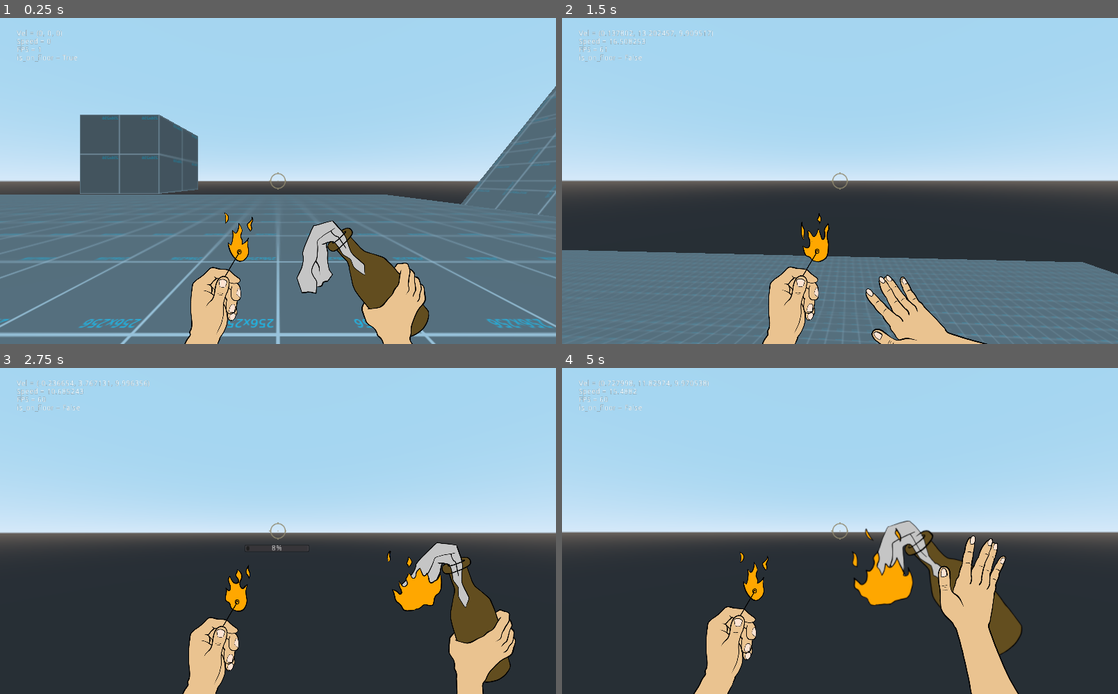
Above: before the commit, frames 1-4 (two rows, left to right).
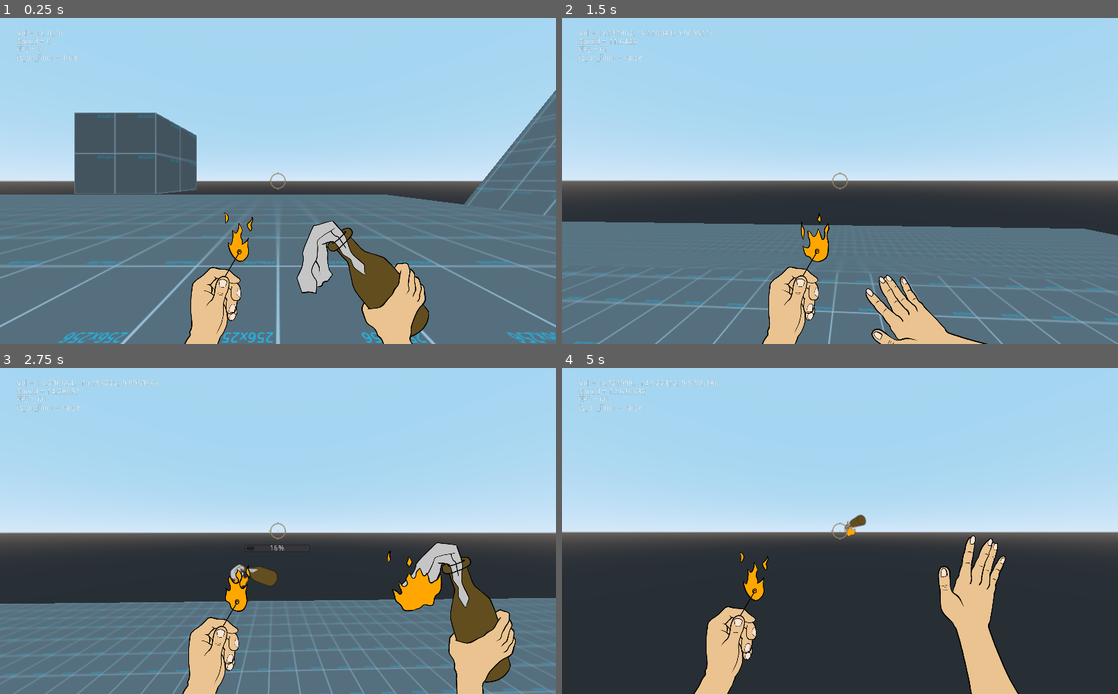
Above: after the commit, the same moments.

Repository: charliedavenport/FPS_Project
Game: Godot game, scene res://Level/Level.tscn
Two runs of this game, one before a commit and one after it. Both use one fixed random seed, a clock stepped at 60 frames per second and the inputs below.
Inputs (mouse positions are in pixels of both pictures, inside the frame that each line leads up to):
- Up to frame 1 (0.25 s): no input
- Up to frame 2 (1.5 s): tap Enter at 0.5 s; move the mouse to (867, 181) at 0.52 s; press the mouse at (867, 181) at 0.53 s; hold W (forward) from 0.53 s (still down); tap Space (jump) at 0.77, 0.8, 1.07, 1.35 s; move the mouse to (812, 181) at 1.27 s; release the mouse at (812, 181) at 1.28 s
- Up to frame 3 (2.75 s): keep holding W (forward); tap Space (jump) at 1.52, 1.82, 2.3 s; click (250, 531) at 1.55 s; move the mouse to (289, 524) at 2.02 s; press the mouse at (289, 524) at 2.03 s
- Up to frame 4 (5 s): keep holding W (forward); move the mouse to (834, 537) at 2.77 s; release the mouse at (834, 537) at 2.78 s; click (834, 537) at 2.85 s; tap Space (jump) at 3.02, 3.32, 3.6, 3.77, 4.07, 4.52, 4.82 s; move the mouse to (878, 534) at 3.52 s; move the mouse to (795, 527) at 4.27 s; click (795, 527) at 4.35 s

The runs differ from the first frame. In frame 1, 4.6% of the frame differs, in the area x 0-100%, y 20-100%; in frame 2, 11%; in frame 3, 24%, in the area x 0-100%, y 3-100%; in frame 4, 3.4%.

Commit message:
Add fire damage, explosion spritesheet

Diff:
--- /dev/null
+++ b/Assets/Enemy.tres
@@ -0,0 +1,4 @@
+[gd_resource type="SpatialMaterial" format=2]
+
+[resource]
+albedo_color = Color( 1, 0.207843, 0.207843, 1 )
--- /dev/null
+++ b/Assets/Enemy_hurt.tres
@@ -0,0 +1,3 @@
+[gd_resource type="SpatialMaterial" format=2]
+
+[resource]
--- a/Enemy/Enemy.gd
+++ b/Enemy/Enemy.gd
@@ -1,11 +1,23 @@
 extends KinematicBody
 
 export var MAX_HEALTH: float = 100.0
+export var fire_dmg: float = 5.0
+export var fire_tic: float = 0.25
+export var fire_duration: float = 4.0
+
 var health: float
+var is_on_fire: bool
+
+onready var fireTimer = get_node("FireTimer")
+onready var anim = get_node("AnimationPlayer")
+onready var fireAnim = get_node("FireAnimationPlayer")
 
 func _ready():
 	health = 100.0
-	$AnimationPlayer.play("Idle")
+	anim.play("Idle")
+	fireAnim.play("not_on_fire")
+	fireTimer.wait_time = fire_tic
+	is_on_fire = false
 
 func kill() -> void:
 	queue_free()
@@ -13,11 +25,27 @@
 func damage(dmg_amt: float) -> void:
 	if dmg_amt == 0:
 		return
-	$AnimationPlayer.play("Damaged")
+	anim.play("Damaged")
 	health -= dmg_amt
 	if health <= 0.0:
 		kill()
 
+func fire_damage() -> void:
+	if is_on_fire:
+		return
+	is_on_fire = true
+	var tics = int(fire_duration/fire_tic)
+	#fireAnim.stop()
+	fireAnim.play("on_fire")
+	for i in range(tics):
+		damage(fire_dmg)
+		fireTimer.start()
+		yield(fireTimer, "timeout")
+		#print("ouch!")
+	#fireAnim.stop()
+	fireAnim.play("not_on_fire")
+	is_on_fire = false
+
 func on_damaged_end() -> void:
-	$AnimationPlayer.stop()
-	$AnimationPlayer.play("Idle")
+	anim.stop()
+	anim.play("Idle")
--- a/Enemy/Enemy.tscn
+++ b/Enemy/Enemy.tscn
@@ -1,36 +1,23 @@
-[gd_scene load_steps=10 format=2]
+[gd_scene load_steps=14 format=2]
 
 [ext_resource path="res://Enemy/Enemy.gd" type="Script" id=1]
 [ext_resource path="res://Assets/Sprites/fire_spritesheet_color.png" type="Texture" id=2]
+[ext_resource path="res://Assets/Enemy.tres" type="Material" id=3]
+[ext_resource path="res://Assets/Enemy_hurt.tres" type="Material" id=4]
 
 [sub_resource type="CapsuleShape" id=1]
 
 [sub_resource type="CapsuleMesh" id=2]
 
-[sub_resource type="SpatialMaterial" id=3]
-albedo_color = Color( 1, 0.207843, 0.207843, 1 )
-
-[sub_resource type="Animation" id=4]
+[sub_resource type="Animation" id=3]
 resource_name = "Damaged"
-tracks/0/type = "value"
-tracks/0/path = NodePath("MeshInstance:material/0:albedo_color")
+tracks/0/type = "method"
+tracks/0/path = NodePath(".")
 tracks/0/interp = 1
 tracks/0/loop_wrap = true
 tracks/0/imported = false
 tracks/0/enabled = true
 tracks/0/keys = {
-"times": PoolRealArray( 0, 0.1 ),
-"transitions": PoolRealArray( 1, 1 ),
-"update": 0,
-"values": [ Color( 1, 1, 1, 1 ), Color( 1, 0.207843, 0.207843, 1 ) ]
-}
-tracks/1/type = "method"
-tracks/1/path = NodePath(".")
-tracks/1/interp = 1
-tracks/1/loop_wrap = true
-tracks/1/imported = false
-tracks/1/enabled = true
-tracks/1/keys = {
 "times": PoolRealArray( 0.1 ),
 "transitions": PoolRealArray( 1 ),
 "values": [ {
@@ -38,11 +25,23 @@
 "method": "on_damaged_end"
 } ]
 }
+tracks/1/type = "value"
+tracks/1/path = NodePath("MeshInstance:material/0")
+tracks/1/interp = 1
+tracks/1/loop_wrap = true
+tracks/1/imported = false
+tracks/1/enabled = true
+tracks/1/keys = {
+"times": PoolRealArray( 0, 0.1 ),
+"transitions": PoolRealArray( 1, 1 ),
+"update": 1,
+"values": [ ExtResource( 4 ), ExtResource( 3 ) ]
+}
 
-[sub_resource type="Animation" id=5]
+[sub_resource type="Animation" id=4]
 resource_name = "Idle"
 tracks/0/type = "value"
-tracks/0/path = NodePath("MeshInstance:material/0:albedo_color")
+tracks/0/path = NodePath("FireSprite:visible")
 tracks/0/interp = 1
 tracks/0/loop_wrap = true
 tracks/0/imported = false
@@ -51,7 +50,84 @@
 "times": PoolRealArray( 0 ),
 "transitions": PoolRealArray( 1 ),
 "update": 0,
-"values": [ Color( 1, 0.207843, 0.207843, 1 ) ]
+"values": [ false ]
+}
+tracks/1/type = "value"
+tracks/1/path = NodePath("MeshInstance:material/0")
+tracks/1/interp = 1
+tracks/1/loop_wrap = true
+tracks/1/imported = false
+tracks/1/enabled = true
+tracks/1/keys = {
+"times": PoolRealArray( 0 ),
+"transitions": PoolRealArray( 1 ),
+"update": 1,
+"values": [ ExtResource( 3 ) ]
+}
+
+[sub_resource type="Animation" id=5]
+
+[sub_resource type="Animation" id=6]
+length = 0.001
+tracks/0/type = "value"
+tracks/0/path = NodePath("FireSprite:frame")
+tracks/0/interp = 1
+tracks/0/loop_wrap = true
+tracks/0/imported = false
+tracks/0/enabled = true
+tracks/0/keys = {
+"times": PoolRealArray( 0 ),
+"transitions": PoolRealArray( 1 ),
+"update": 0,
+"values": [ 0 ]
+}
+
+[sub_resource type="Animation" id=7]
+length = 0.001
+tracks/0/type = "value"
+tracks/0/path = NodePath("FireSprite:frame")
+tracks/0/interp = 1
+tracks/0/loop_wrap = true
+tracks/0/imported = false
+tracks/0/enabled = true
+tracks/0/keys = {
+"times": PoolRealArray( 0 ),
+"transitions": PoolRealArray( 1 ),
+"update": 0,
+"values": [ 1 ]
+}
+
+[sub_resource type="Animation" id=8]
+resource_name = "not_on_fire"
+tracks/0/type = "value"
+tracks/0/path = NodePath("FireSprite:visible")
+tracks/0/interp = 1
+tracks/0/loop_wrap = true
+tracks/0/imported = false
+tracks/0/enabled = true
+tracks/0/keys = {
+"times": PoolRealArray( 0 ),
+"transitions": PoolRealArray( 1 ),
+"update": 0,
+"values": [ false ]
+}
+
+[sub_resource type="Animation" id=9]
+resource_name = "on_fire"
+length = 0.3125
+loop = true
+step = 0.0625
+tracks/0/type = "value"
+tracks/0/path = NodePath("FireSprite:frame")
+tracks/0/interp = 1
+tracks/0/loop_wrap = true
+tracks/0/imported = false
+tracks/0/enabled = true
+tracks/0/keys = {
+"times": PoolRealArray( 0, 0.0625, 0.125, 0.1875, 0.25 ),
+"transitions": PoolRealArray( 1, 1, 1, 1, 1 ),
+"update": 0,
+"values": [ 0, 1, 2, 3, 4 ]
 }
 tracks/1/type = "value"
 tracks/1/path = NodePath("FireSprite:visible")
@@ -62,24 +138,7 @@
 tracks/1/keys = {
 "times": PoolRealArray( 0 ),
 "transitions": PoolRealArray( 1 ),
-"update": 1,
-"values": [ false ]
-}
-
-[sub_resource type="Animation" id=6]
-
-[sub_resource type="Animation" id=7]
-resource_name = "On Fire"
-tracks/0/type = "value"
-tracks/0/path = NodePath("FireSprite:visible")
-tracks/0/interp = 1
-tracks/0/loop_wrap = true
-tracks/0/imported = false
-tracks/0/enabled = true
-tracks/0/keys = {
-"times": PoolRealArray( 0 ),
-"transitions": PoolRealArray( 1 ),
-"update": 1,
+"update": 0,
 "values": [ true ]
 }
 
@@ -95,17 +154,25 @@
 
 [node name="MeshInstance" type="MeshInstance" parent="."]
 transform = Transform( 1, 0, 0, 0, -4.37114e-08, -1, 0, 1, -4.37114e-08, 0, 1.5, 0 )
+layers = 2
 mesh = SubResource( 2 )
-material/0 = SubResource( 3 )
+material/0 = ExtResource( 3 )
+
+[node name="FireSprite" type="Sprite3D" parent="."]
+transform = Transform( 1.73377, 0, 0, 0, 1.73377, 0, 0, 0, 1, 0, 3.891, 0 )
+billboard = 2
+texture = ExtResource( 2 )
+hframes = 12
 
 [node name="AnimationPlayer" type="AnimationPlayer" parent="."]
-anims/Damaged = SubResource( 4 )
-anims/Idle = SubResource( 5 )
-anims/Killed = SubResource( 6 )
-"anims/On Fire" = SubResource( 7 )
+anims/Damaged = SubResource( 3 )
+anims/Idle = SubResource( 4 )
+anims/Killed = SubResource( 5 )
+anims/RESET = SubResource( 6 )
 
-[node name="FireSprite" type="Sprite3D" parent="."]
-transform = Transform( 1, 0, 0, 0, 1, 0, 0, 0, 1, 0.202463, 3.06525, 0 )
-billboard = 1
-texture = ExtResource( 2 )
-hframes = 12
+[node name="FireAnimationPlayer" type="AnimationPlayer" parent="."]
+anims/RESET = SubResource( 7 )
+anims/not_on_fire = SubResource( 8 )
+anims/on_fire = SubResource( 9 )
+
+[node name="FireTimer" type="Timer" parent="."]
--- a/Level/Level.tscn
+++ b/Level/Level.tscn
@@ -7,6 +7,38 @@
 [sub_resource type="CubeMesh" id=1]
 
 [sub_resource type="BoxShape" id=2]
+
+[sub_resource type="Animation" id=3]
+resource_name = "New Anim"
+length = 2.0
+loop = true
+tracks/0/type = "value"
+tracks/0/path = NodePath(".:light_color")
+tracks/0/interp = 1
+tracks/0/loop_wrap = true
+tracks/0/imported = false
+tracks/0/enabled = true
+tracks/0/keys = {
+"times": PoolRealArray( 0, 0.5, 1, 1.5, 2 ),
+"transitions": PoolRealArray( 1, 1, 1, 1, 1 ),
+"update": 0,
+"values": [ Color( 0.894118, 0.133333, 0.133333, 1 ), Color( 0.133333, 0.894118, 0.87451, 1 ), Color( 0.941176, 0.92549, 0.0392157, 1 ), Color( 0.737255, 0.0862745, 0.917647, 1 ), Color( 0.894118, 0.133333, 0.133333, 1 ) ]
+}
+
+[sub_resource type="Animation" id=4]
+length = 0.001
+tracks/0/type = "value"
+tracks/0/path = NodePath(".:light_color")
+tracks/0/interp = 1
+tracks/0/loop_wrap = true
+tracks/0/imported = false
+tracks/0/enabled = true
+tracks/0/keys = {
+"times": PoolRealArray( 0 ),
+"transitions": PoolRealArray( 1 ),
+"update": 0,
+"values": [ Color( 0.952941, 0.184314, 0.0588235, 1 ) ]
+}
 
 [node name="Level" type="Spatial"]
 
@@ -20,6 +52,20 @@
 width = 24.5108
 height = 0.174596
 depth = 14.8809
+material = ExtResource( 3 )
+
+[node name="CSGBox4" type="CSGBox" parent="CSGCombiner"]
+transform = Transform( -5.71644e-08, 6.87044, 0, -1.30777, -3.00316e-07, 0, 0, 0, 1.67741, 23.5224, 5.67798, 0 )
+width = 8.22033
+height = 0.153087
+depth = 14.8809
+material = ExtResource( 3 )
+
+[node name="CSGBox5" type="CSGBox" parent="CSGCombiner"]
+transform = Transform( 2.49874e-15, -3.00316e-07, -1.67741, -1.30777, -3.00316e-07, 0, -5.71644e-08, 6.87044, -7.33219e-08, 7.90704, 5.67798, -12 )
+width = 8.22033
+height = 0.153087
+depth = 19.0448
 material = ExtResource( 3 )
 
 [node name="CSGBox3" type="CSGBox" parent="CSGCombiner"]
@@ -47,7 +93,7 @@
 material = ExtResource( 3 )
 
 [node name="Player" parent="." instance=ExtResource( 1 )]
-transform = Transform( 1, 0, 0, 0, 1, 0, 0, 0, 1, 0, 0.474188, -0.109227 )
+transform = Transform( 1, 0, 0, 0, 1, 0, 0, 0, 1, 0, 0.5, 0 )
 look_sens = 0.001
 
 [node name="StaticBody" type="StaticBody" parent="."]
@@ -80,4 +126,18 @@
 [node name="Enemy6" parent="." instance=ExtResource( 4 )]
 transform = Transform( 0.5, 0, 0, 0, 0.5, 0, 0, 0, 0.5, 17, 0, -6 )
 
+[node name="SpotLight" type="SpotLight" parent="."]
+transform = Transform( -0.267437, 0.933633, -0.238342, -0.179493, 0.194753, 0.964289, 0.94671, 0.300667, 0.115496, 11.1429, 9.7561, -1.19929 )
+visible = false
+light_color = Color( 0.952941, 0.184314, 0.0588235, 1 )
+light_energy = 2.918
+shadow_enabled = true
+spot_range = 14.0176
+spot_angle = 59.1899
+
+[node name="AnimationPlayer" type="AnimationPlayer" parent="SpotLight"]
+autoplay = "New Anim"
+"anims/New Anim" = SubResource( 3 )
+anims/RESET = SubResource( 4 )
+
 [editable path="Player"]
--- a/Molotov/MolotovProjectile.gd
+++ b/Molotov/MolotovProjectile.gd
@@ -34,10 +34,11 @@
 	$CollisionShape.disabled = true
 	$AnimationPlayer.stop()
 	$AnimationPlayer.play("explosion") # -> on_explosion_end()
-	var bodies = $ExplosionArea.get_overlapping_bodies()
+	var bodies = $FireArea.get_overlapping_bodies()
 	for bod in bodies:
-		if bod.get_collision_layer() == 8: # Enemy = 3 -> 2^3 = 8  I FUCKING HATE BITMASKS
-			bod.damage(dmg)
+		if bod.get_collision_layer() == 8: # Enemy = Layer 3 -> 2^3 = 8  I FUCKING HATE BITMASKS
+			#bod.damage(dmg)
+			bod.fire_damage()
 
 func on_explosion_end():
 	queue_free()
--- a/Molotov/MolotovProjectile.tscn
+++ b/Molotov/MolotovProjectile.tscn
@@ -1,17 +1,17 @@
-[gd_scene load_steps=10 format=2]
+[gd_scene load_steps=14 format=2]
 
 [ext_resource path="res://Molotov/MolotovProjectile.gd" type="Script" id=1]
 [ext_resource path="res://Assets/Sprites/Bottle_spritesheet_color.png" type="Texture" id=2]
-[ext_resource path="res://Assets/Sprites/explosion.png" type="Texture" id=3]
+[ext_resource path="res://Assets/Sprites/explosion_spritesheet.png" type="Texture" id=3]
+[ext_resource path="res://Assets/Sprites/explosion.png" type="Texture" id=5]
 
 [sub_resource type="SphereShape" id=1]
 radius = 0.5
 
 [sub_resource type="Animation" id=2]
-resource_name = "explosion"
-length = 0.5
+length = 0.001
 tracks/0/type = "value"
-tracks/0/path = NodePath("ExplosionSprite:visible")
+tracks/0/path = NodePath("MolotovSprite:visible")
 tracks/0/interp = 1
 tracks/0/loop_wrap = true
 tracks/0/imported = false
@@ -19,11 +19,11 @@
 tracks/0/keys = {
 "times": PoolRealArray( 0 ),
 "transitions": PoolRealArray( 1 ),
-"update": 1,
+"update": 0,
 "values": [ true ]
 }
 tracks/1/type = "value"
-tracks/1/path = NodePath("MolotovSprite:visible")
+tracks/1/path = NodePath("ExplosionSprite:visible")
 tracks/1/interp = 1
 tracks/1/loop_wrap = true
 tracks/1/imported = false
@@ -34,34 +34,110 @@
 "update": 1,
 "values": [ false ]
 }
-tracks/2/type = "method"
-tracks/2/path = NodePath(".")
+tracks/2/type = "value"
+tracks/2/path = NodePath("MolotovSprite:frame")
 tracks/2/interp = 1
 tracks/2/loop_wrap = true
 tracks/2/imported = false
 tracks/2/enabled = true
 tracks/2/keys = {
-"times": PoolRealArray( 0.4 ),
-"transitions": PoolRealArray( 1 ),
-"values": [ {
-"args": [  ],
-"method": "on_explosion_end"
-} ]
+"times": PoolRealArray( 0 ),
+"transitions": PoolRealArray( 1 ),
+"update": 1,
+"values": [ 0 ]
 }
 tracks/3/type = "value"
-tracks/3/path = NodePath("ExplosionArea/ExplosionMesh:visible")
+tracks/3/path = NodePath("FireArea/MeshInstance:visible")
 tracks/3/interp = 1
 tracks/3/loop_wrap = true
 tracks/3/imported = false
 tracks/3/enabled = true
 tracks/3/keys = {
-"times": PoolRealArray( 0, 0.1 ),
+"times": PoolRealArray( 0 ),
+"transitions": PoolRealArray( 1 ),
+"update": 0,
+"values": [ false ]
+}
+
+[sub_resource type="Animation" id=3]
+length = 1.125
+step = 0.0625
+tracks/0/type = "value"
+tracks/0/path = NodePath("ExplosionSprite:frame")
+tracks/0/interp = 1
+tracks/0/loop_wrap = true
+tracks/0/imported = false
+tracks/0/enabled = true
+tracks/0/keys = {
+"times": PoolRealArray( 0, 0.0625, 0.125, 0.1875, 0.25, 0.3125, 0.375, 0.4375, 0.5, 0.5625, 0.625, 0.6875, 0.75, 0.8125, 0.875, 0.9375, 1, 1.0625 ),
+"transitions": PoolRealArray( 1, 1, 1, 1, 1, 1, 1, 1, 1, 1, 1, 1, 1, 1, 1, 1, 1, 1 ),
+"update": 1,
+"values": [ 0, 1, 2, 3, 4, 5, 6, 7, 8, 9, 10, 11, 12, 13, 14, 15, 16, 17 ]
+}
+tracks/1/type = "method"
+tracks/1/path = NodePath(".")
+tracks/1/interp = 1
+tracks/1/loop_wrap = true
+tracks/1/imported = false
+tracks/1/enabled = true
+tracks/1/keys = {
+"times": PoolRealArray( 1.125 ),
+"transitions": PoolRealArray( 1 ),
+"values": [ {
+"args": [  ],
+"method": "on_explosion_end"
+} ]
+}
+tracks/2/type = "value"
+tracks/2/path = NodePath("ExplosionSprite:visible")
+tracks/2/interp = 1
+tracks/2/loop_wrap = true
+tracks/2/imported = false
+tracks/2/enabled = true
+tracks/2/keys = {
+"times": PoolRealArray( 0 ),
+"transitions": PoolRealArray( 1 ),
+"update": 1,
+"values": [ true ]
+}
+tracks/3/type = "value"
+tracks/3/path = NodePath("MolotovSprite:visible")
+tracks/3/interp = 1
+tracks/3/loop_wrap = true
+tracks/3/imported = false
+tracks/3/enabled = true
+tracks/3/keys = {
+"times": PoolRealArray( 0 ),
+"transitions": PoolRealArray( 1 ),
+"update": 1,
+"values": [ false ]
+}
+tracks/4/type = "value"
+tracks/4/path = NodePath("ExplosionArea/ExplosionMesh:visible")
+tracks/4/interp = 1
+tracks/4/loop_wrap = true
+tracks/4/imported = false
+tracks/4/enabled = false
+tracks/4/keys = {
+"times": PoolRealArray( 0, 0.0625 ),
 "transitions": PoolRealArray( 1, 1 ),
 "update": 1,
-"values": [ false, false ]
-}
-
-[sub_resource type="Animation" id=3]
+"values": [ true, false ]
+}
+tracks/5/type = "value"
+tracks/5/path = NodePath("FireArea/MeshInstance:visible")
+tracks/5/interp = 1
+tracks/5/loop_wrap = true
+tracks/5/imported = false
+tracks/5/enabled = false
+tracks/5/keys = {
+"times": PoolRealArray( 0, 0.0625 ),
+"transitions": PoolRealArray( 1, 1 ),
+"update": 1,
+"values": [ true, false ]
+}
+
+[sub_resource type="Animation" id=4]
 length = 0.5
 loop = true
 step = 0.0833333
@@ -114,13 +190,22 @@
 "values": [ false ]
 }
 
-[sub_resource type="SphereShape" id=4]
+[sub_resource type="SphereShape" id=5]
 radius = 2.0
 
-[sub_resource type="SphereMesh" id=5]
-
-[sub_resource type="SphereShape" id=6]
-radius = 3.0
+[sub_resource type="SphereMesh" id=6]
+
+[sub_resource type="SphereShape" id=7]
+radius = 3.5
+
+[sub_resource type="SpatialMaterial" id=8]
+transmission_enabled = true
+transmission = Color( 0.545098, 0.545098, 0.545098, 1 )
+
+[sub_resource type="SphereMesh" id=9]
+material = SubResource( 8 )
+radius = 3.5
+height = 7.0
 
 [node name="MolotovProjectile" type="KinematicBody"]
 collision_layer = 4
@@ -132,20 +217,27 @@
 
 [node name="MolotovSprite" type="Sprite3D" parent="."]
 transform = Transform( 0.0928111, 0, 0, 0, 0.0928111, 0, 0, 0, 1, 0, 0, 0 )
+visible = false
 billboard = 1
 texture = ExtResource( 2 )
 hframes = 6
 
 [node name="ExplosionSprite" type="Sprite3D" parent="."]
-transform = Transform( 0.798252, 0, 0, 0, 0.798252, 0, 0, 0, -0.114363, 0, 0.875243, 0 )
-visible = false
+transform = Transform( 1, 0, 0, 0, 1, 0, 0, 0, 1, 0, 1.615, 0 )
 billboard = 1
 texture = ExtResource( 3 )
+hframes = 18
+
+[node name="SecretExplosionSprite" type="Sprite3D" parent="."]
+visible = false
+billboard = 1
+texture = ExtResource( 5 )
 
 [node name="AnimationPlayer" type="AnimationPlayer" parent="."]
 autoplay = "spin"
-anims/explosion = SubResource( 2 )
-anims/spin = SubResource( 3 )
+anims/RESET = SubResource( 2 )
+anims/explosion = SubResource( 3 )
+anims/spin = SubResource( 4 )
 
 [node name="KillTimer" type="Timer" parent="."]
 wait_time = 10.0
@@ -153,15 +245,20 @@
 [node name="ExplosionArea" type="Area" parent="."]
 
 [node name="CollisionShape" type="CollisionShape" parent="ExplosionArea"]
-shape = SubResource( 4 )
+shape = SubResource( 5 )
 
 [node name="ExplosionMesh" type="MeshInstance" parent="ExplosionArea"]
 transform = Transform( 2, 0, 0, 0, 2, 0, 0, 0, 2, 0, 0, 0 )
 visible = false
-mesh = SubResource( 5 )
+mesh = SubResource( 6 )
 material/0 = null
 
 [node name="FireArea" type="Area" parent="."]
 
 [node name="CollisionShape" type="CollisionShape" parent="FireArea"]
-shape = SubResource( 6 )
+shape = SubResource( 7 )
+
+[node name="MeshInstance" type="MeshInstance" parent="FireArea"]
+visible = false
+mesh = SubResource( 9 )
+material/0 = null
--- a/Player/Player.gd
+++ b/Player/Player.gd
@@ -48,9 +48,11 @@
 		snap = Vector3.ZERO
 	#apply_slope()
 	apply_move_acceleration(delta)
-	if jump_request:
+	if jump_request and is_on_floor():
 		apply_jump()
-	elif not is_on_floor():
+	#elif not is_on_floor():
+	else:
+		jump_request = false
 		apply_gravity(delta)
 	#vel = move_and_slide(move_input, Vector3.UP, true, 4, 1.22)
 	vel = move_and_slide_with_snap(move_input, snap, Vector3.UP, true, 4)
--- a/Player/Player.tscn
+++ b/Player/Player.tscn
@@ -429,10 +429,10 @@
 tracks/4/imported = false
 tracks/4/enabled = true
 tracks/4/keys = {
-"times": PoolRealArray( 0, 0.0625, 0.125, 0.1875, 0.25, 0.3125 ),
-"transitions": PoolRealArray( 1, 1, 1, 1, 1, 1 ),
-"update": 1,
-"values": [ 0, 1, 2, 3, 0, 1 ]
+"times": PoolRealArray( 0, 0.0625, 0.125, 0.1875, 0.25, 0.3125, 0.377854, 0.4375, 0.5 ),
+"transitions": PoolRealArray( 1, 1, 1, 1, 1, 1, 1, 1, 1 ),
+"update": 1,
+"values": [ 0, 1, 2, 3, 0, 1, 2, 3, 4 ]
 }
 tracks/5/type = "method"
 tracks/5/path = NodePath("WeaponManager")
@@ -608,6 +608,10 @@
 anchor_top = 1.0
 anchor_right = 0.5
 anchor_bottom = 1.0
+margin_left = -6.10352e-05
+margin_top = 6.10352e-05
+margin_right = -6.10352e-05
+margin_bottom = 6.10352e-05
 rect_scale = Vector2( 0.768949, 0.768949 )
 __meta__ = {
 "_edit_use_anchors_": false
@@ -635,7 +639,6 @@
 z_index = 1
 texture = ExtResource( 5 )
 hframes = 12
-frame = 1
 
 [node name="RightHand" type="Control" parent="PlayerHUD/Hands"]
 anchor_left = 0.5
@@ -657,7 +660,7 @@
 scale = Vector2( 0.466228, 0.466228 )
 texture = ExtResource( 5 )
 hframes = 12
-frame = 8
+frame = 11
 
 [node name="Crosshair" type="TextureRect" parent="PlayerHUD"]
 anchor_left = 0.5
--- a/Player/WeaponManager.gd
+++ b/Player/WeaponManager.gd
@@ -9,10 +9,13 @@
 var is_returning_weapon_center: bool
 var molotov_charge: float
 
+var explosion_secret: bool
+
 func _ready():
 	handAnim.play("molotov_equip")
 	is_returning_weapon_center = false
 	molotov_charge = 0.0
+	explosion_secret = false
 
 func _process(delta):
 	process_weapon_sway()
@@ -44,7 +47,7 @@
 		if Input.is_action_just_released("fire"):
 			return
 		else:
-			molotov_charge += 1.0 # should multiply by delta time?
+			molotov_charge += 2.0 # should multiply by delta time?
 			molotov_charge = clamp(molotov_charge, 0.0, 100.0)
 			playerHUD.molotovChargeBar.value = molotov_charge
 			yield(get_tree(), "idle_frame")
--- a/project.godot
+++ b/project.godot
@@ -28,32 +28,32 @@
 
 forward={
 "deadzone": 0.5,
-"events": [ Object(InputEventKey,"resource_local_to_scene":false,"resource_name":"","device":0,"alt":false,"shift":false,"control":false,"meta":false,"command":false,"pressed":false,"scancode":87,"unicode":0,"echo":false,"script":null)
+"events": [ Object(InputEventKey,"resource_local_to_scene":false,"resource_name":"","device":0,"alt":false,"shift":false,"control":false,"meta":false,"command":false,"pressed":false,"scancode":87,"physical_scancode":0,"unicode":0,"echo":false,"script":null)
  ]
 }
 back={
 "deadzone": 0.5,
-"events": [ Object(InputEventKey,"resource_local_to_scene":false,"resource_name":"","device":0,"alt":false,"shift":false,"control":false,"meta":false,"command":false,"pressed":false,"scancode":83,"unicode":0,"echo":false,"script":null)
+"events": [ Object(InputEventKey,"resource_local_to_scene":false,"resource_name":"","device":0,"alt":false,"shift":false,"control":false,"meta":false,"command":false,"pressed":false,"scancode":83,"physical_scancode":0,"unicode":0,"echo":false,"script":null)
  ]
 }
 left={
 "deadzone": 0.5,
-"events": [ Object(InputEventKey,"resource_local_to_scene":false,"resource_name":"","device":0,"alt":false,"shift":false,"control":false,"meta":false,"command":false,"pressed":false,"scancode":65,"unicode":0,"echo":false,"script":null)
+"events": [ Object(InputEventKey,"resource_local_to_scene":false,"resource_name":"","device":0,"alt":false,"shift":false,"control":false,"meta":false,"command":false,"pressed":false,"scancode":65,"physical_scancode":0,"unicode":0,"echo":false,"script":null)
  ]
 }
 right={
 "deadzone": 0.5,
-"events": [ Object(InputEventKey,"resource_local_to_scene":false,"resource_name":"","device":0,"alt":false,"shift":false,"control":false,"meta":false,"command":false,"pressed":false,"scancode":68,"unicode":0,"echo":false,"script":null)
+"events": [ Object(InputEventKey,"resource_local_to_scene":false,"resource_name":"","device":0,"alt":false,"shift":false,"control":false,"meta":false,"command":false,"pressed":false,"scancode":68,"physical_scancode":0,"unicode":0,"echo":false,"script":null)
  ]
 }
 pause={
 "deadzone": 0.5,
-"events": [ Object(InputEventKey,"resource_local_to_scene":false,"resource_name":"","device":0,"alt":false,"shift":false,"control":false,"meta":false,"command":false,"pressed":false,"scancode":16777217,"unicode":0,"echo":false,"script":null)
+"events": [ Object(InputEventKey,"resource_local_to_scene":false,"resource_name":"","device":0,"alt":false,"shift":false,"control":false,"meta":false,"command":false,"pressed":false,"scancode":16777217,"physical_scancode":0,"unicode":0,"echo":false,"script":null)
  ]
 }
 jump={
 "deadzone": 0.5,
-"events": [ Object(InputEventKey,"resource_local_to_scene":false,"resource_name":"","device":0,"alt":false,"shift":false,"control":false,"meta":false,"command":false,"pressed":false,"scancode":32,"unicode":0,"echo":false,"script":null)
+"events": [ Object(InputEventKey,"resource_local_to_scene":false,"resource_name":"","device":0,"alt":false,"shift":false,"control":false,"meta":false,"command":false,"pressed":false,"scancode":32,"physical_scancode":0,"unicode":0,"echo":false,"script":null)
  ]
 }
 fire={
Not shown, changed: Assets/Sprites/Bottle_spritesheet_color.png.import
Not shown, changed: Assets/Sprites/explosion.png.import
Binary file added: Assets/Sprites/explosion_spritesheet.png
Not shown, changed: Assets/Sprites/explosion_spritesheet.png.import
Not shown: 1 places in Level/Level.tscn that only renumber resources
